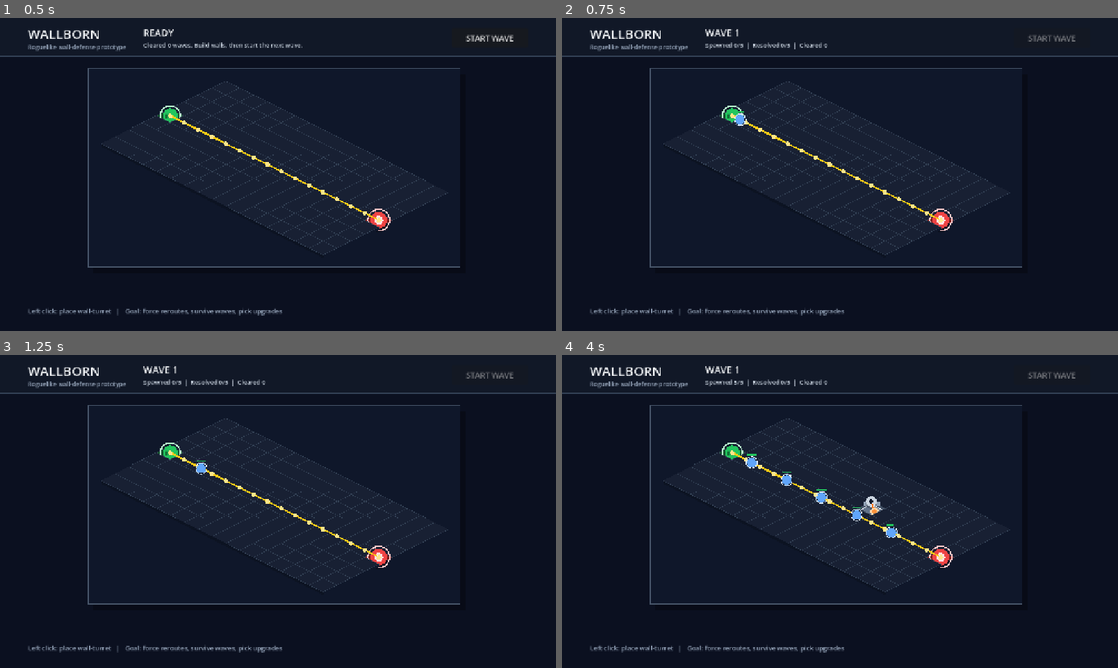
Above: before the commit, frames 1-4 (two rows, left to right).
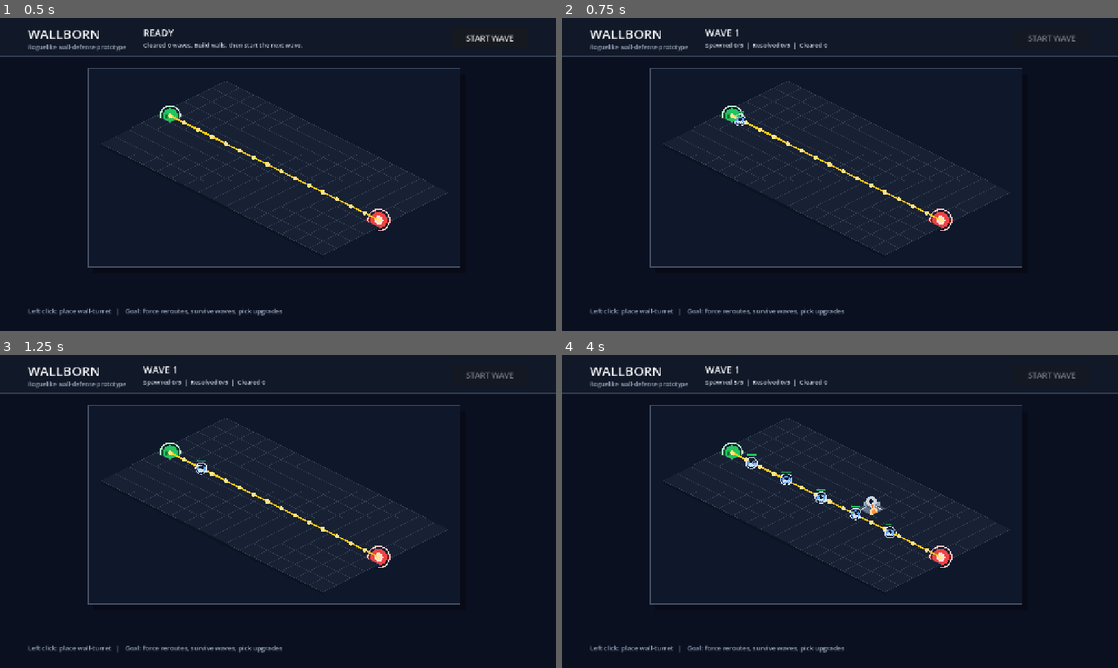
Above: after the commit, the same moments.

Repository: xian0310567/wallborn
Game: Godot game, scene res://scenes/main.tscn
The game is run twice, just before and just after one commit, with the same random seed, the same clock (stepped at 60 frames per second) and the same inputs.
Inputs (mouse positions are in pixels of both pictures, inside the frame that each line leads up to):
- Up to frame 1 (0.5 s): no input
- Up to frame 2 (0.75 s): click "START WAVE" at 0.5 s
- Up to frame 3 (1.25 s): no input
- Up to frame 4 (4 s): move the mouse to (812, 574) at 1.27 s; click (812, 574) at 1.42 s; move the mouse to (1006, 558) at 2.02 s; click (1006, 558) at 2.17 s; move the mouse to (673, 464) at 2.77 s; click (673, 464) at 2.92 s; move the mouse to (867, 511) at 3.52 s; click (867, 511) at 3.67 s

Frame 1 is identical in both runs. In frame 2, less than 0.1% of the frame differs, in the area x 31-34%, y 30-35%; in frame 3, less than 0.1%; in frame 4, 0.3%, in the area x 33-61%, y 32-59%.

Commit message:
Improve enemy silhouettes

Diff:
--- a/scripts/enemy.gd
+++ b/scripts/enemy.gd
@@ -9,10 +9,19 @@
 var target_index := 1
 var radius := 11.0
 var color := Color("#60a5fa")
+var body_color := Color("#60a5fa")
+var belly_color := Color("#bfdbfe")
+var eye_color := Color("#0f172a")
+var horn_color := Color("#e0f2fe")
+var shadow_color := Color(0, 0, 0, 0.28)
+var outline_color := Color("#dbeafe")
+var variant := "crawler"
+var rank := 1
 var reached := false
 var dead := false
 var max_health := 30.0
 var health := 30.0
+var bob_time := 0.0
 
 func setup(p_path_points: PackedVector2Array, p_speed: float = 120.0) -> void:
 	path_points = p_path_points
@@ -21,8 +30,34 @@
 	reached = false
 	dead = false
 	health = max_health
+	bob_time = 0.0
 	if path_points.size() > 0:
 		position = path_points[0]
+	queue_redraw()
+
+func configure_visuals(p_variant: String, p_rank: int = 1) -> void:
+	variant = p_variant
+	rank = maxi(p_rank, 1)
+	match variant:
+		"runner":
+			radius = 9.0
+			body_color = Color("#a3e635")
+			belly_color = Color("#ecfccb")
+			outline_color = Color("#bef264")
+			horn_color = Color("#f7fee7")
+		"brute":
+			radius = 14.0
+			body_color = Color("#fb7185")
+			belly_color = Color("#ffe4e6")
+			outline_color = Color("#fecdd3")
+			horn_color = Color("#fff1f2")
+		_:
+			radius = 11.0
+			body_color = Color("#60a5fa")
+			belly_color = Color("#bfdbfe")
+			outline_color = Color("#dbeafe")
+			horn_color = Color("#e0f2fe")
+	color = body_color
 	queue_redraw()
 
 func update_path_preserving_position(p_path_points: PackedVector2Array) -> bool:
@@ -53,6 +88,7 @@
 	if dead or reached or path_points.size() < 2:
 		return reached
 
+	bob_time += delta * speed * 0.035
 	var remaining_distance := speed * delta
 	while remaining_distance > 0.0 and not reached:
 		var target := path_points[target_index]
@@ -74,8 +110,99 @@
 	return reached
 
 func _draw() -> void:
-	draw_circle(Vector2.ZERO, radius, color)
-	draw_arc(Vector2.ZERO, radius + 2.0, 0.0, TAU, 24, Color("#dbeafe"), 2.0)
+	var bob := sin(bob_time) * 1.2
+	var body_offset := Vector2(0, bob)
+	var facing := Vector2.RIGHT
+	if path_points.size() > target_index:
+		var to_target := path_points[target_index] - position
+		if to_target.length() > 0.01:
+			facing = to_target.normalized()
+	var side := signf(facing.x)
+	if side == 0.0:
+		side = 1.0
+
+	_draw_filled_ellipse(Rect2(Vector2(-radius * 1.05, radius * 0.35), Vector2(radius * 2.1, radius * 0.75)), shadow_color)
+	_draw_monster_body(body_offset, side)
 	var health_ratio: float = clampf(health / max_health, 0.0, 1.0)
 	draw_rect(Rect2(Vector2(-radius, -radius - 8.0), Vector2(radius * 2.0, 3.0)), Color("#1e293b"), true)
 	draw_rect(Rect2(Vector2(-radius, -radius - 8.0), Vector2(radius * 2.0 * health_ratio, 3.0)), Color("#22c55e"), true)
+
+func _draw_monster_body(offset: Vector2, side: float) -> void:
+	match variant:
+		"runner":
+			_draw_runner(offset, side)
+		"brute":
+			_draw_brute(offset, side)
+		_:
+			_draw_crawler(offset, side)
+
+func _draw_crawler(offset: Vector2, side: float) -> void:
+	var body_rect := Rect2(offset + Vector2(-radius, -radius * 0.65), Vector2(radius * 2.0, radius * 1.45))
+	_draw_filled_ellipse(body_rect, body_color)
+	draw_arc(offset + Vector2.ZERO, radius + 2.0, 0.0, TAU, 24, outline_color, 2.0)
+	_draw_filled_ellipse(Rect2(offset + Vector2(-radius * 0.48, -radius * 0.2), Vector2(radius * 0.96, radius * 0.78)), belly_color)
+	_draw_face(offset, side, radius * 0.72)
+	for leg in [-0.65, -0.25, 0.25, 0.65]:
+		draw_line(offset + Vector2(leg * radius, radius * 0.3), offset + Vector2(leg * radius + side * 5.0, radius * 0.8), outline_color, 2.0)
+
+func _draw_runner(offset: Vector2, side: float) -> void:
+	var points := PackedVector2Array([
+		offset + Vector2(-radius * 0.9, radius * 0.55),
+		offset + Vector2(-radius * 0.5, -radius * 0.55),
+		offset + Vector2(radius * 0.65, -radius * 0.7),
+		offset + Vector2(radius * 1.05, radius * 0.15),
+		offset + Vector2(radius * 0.25, radius * 0.75),
+	])
+	draw_colored_polygon(points, body_color)
+	draw_polyline(PackedVector2Array([points[0], points[1], points[2], points[3], points[4], points[0]]), outline_color, 2.0)
+	draw_colored_polygon(PackedVector2Array([
+		offset + Vector2(-radius * 0.25, -radius * 0.55),
+		offset + Vector2(radius * 0.15, -radius * 1.15),
+		offset + Vector2(radius * 0.35, -radius * 0.45),
+	]), horn_color)
+	_draw_face(offset + Vector2(side * 2.0, -1.0), side, radius * 0.68)
+	draw_line(offset + Vector2(-radius * 0.55, radius * 0.45), offset + Vector2(-radius * 1.0, radius * 0.95), outline_color, 2.0)
+	draw_line(offset + Vector2(radius * 0.35, radius * 0.45), offset + Vector2(radius * 0.95, radius * 0.9), outline_color, 2.0)
+
+func _draw_brute(offset: Vector2, side: float) -> void:
+	var top := PackedVector2Array([
+		offset + Vector2(-radius * 1.05, radius * 0.25),
+		offset + Vector2(-radius * 0.65, -radius * 0.8),
+		offset + Vector2(radius * 0.55, -radius * 0.92),
+		offset + Vector2(radius * 1.1, radius * 0.2),
+		offset + Vector2(radius * 0.55, radius * 0.85),
+		offset + Vector2(-radius * 0.55, radius * 0.85),
+	])
+	draw_colored_polygon(top, body_color)
+	draw_polyline(PackedVector2Array([top[0], top[1], top[2], top[3], top[4], top[5], top[0]]), outline_color, 2.0)
+	draw_colored_polygon(PackedVector2Array([
+		offset + Vector2(-radius * 0.72, -radius * 0.7),
+		offset + Vector2(-radius * 1.1, -radius * 1.2),
+		offset + Vector2(-radius * 0.35, -radius * 0.88),
+	]), horn_color)
+	draw_colored_polygon(PackedVector2Array([
+		offset + Vector2(radius * 0.5, -radius * 0.78),
+		offset + Vector2(radius * 1.0, -radius * 1.18),
+		offset + Vector2(radius * 0.2, -radius * 0.92),
+	]), horn_color)
+	_draw_filled_ellipse(Rect2(offset + Vector2(-radius * 0.58, -radius * 0.1), Vector2(radius * 1.16, radius * 0.7)), belly_color)
+	_draw_face(offset + Vector2(side * 2.0, -2.0), side, radius * 0.75)
+
+func _draw_face(offset: Vector2, side: float, scale: float) -> void:
+	var eye_y := -scale * 0.22
+	var front_eye := offset + Vector2(side * scale * 0.34, eye_y)
+	var back_eye := offset + Vector2(-side * scale * 0.16, eye_y - 1.0)
+	draw_circle(back_eye, 2.7, eye_color)
+	draw_circle(front_eye, 3.2, eye_color)
+	draw_circle(front_eye + Vector2(0.8, -0.8), 1.0, Color("#f8fafc"))
+	draw_line(offset + Vector2(-side * scale * 0.22, scale * 0.25), offset + Vector2(side * scale * 0.42, scale * 0.28), eye_color, 1.8)
+
+func _draw_filled_ellipse(rect: Rect2, fill_color: Color, segments: int = 18) -> void:
+	var points := PackedVector2Array()
+	var center := rect.get_center()
+	var radius_x := rect.size.x * 0.5
+	var radius_y := rect.size.y * 0.5
+	for i in range(segments):
+		var angle := TAU * float(i) / float(segments)
+		points.append(center + Vector2(cos(angle) * radius_x, sin(angle) * radius_y))
+	draw_colored_polygon(points, fill_color)
--- a/scripts/main.gd
+++ b/scripts/main.gd
@@ -73,6 +73,7 @@
 	wave_spawned_count = 0
 	wave_resolved_count = 0
 	wave_spawn_timer = 0.0
+	wave_spawn_interval = maxf(0.42, 0.75 - float(wave_index - 1) * 0.04)
 	_set_wave_button_enabled(false)
 	print("Wave %s started: %s enemies" % [wave_index, wave_enemies_to_spawn])
 	queue_redraw()
@@ -189,13 +190,34 @@
 		push_warning("Cannot spawn enemy: no valid path")
 		return false
 	var enemy = EnemyScript.new()
-	enemy.setup(path_points, 120.0)
+	_configure_enemy_for_wave(enemy)
+	enemy.setup(path_points, enemy.speed)
 	enemy.reached_goal.connect(_on_enemy_reached_goal)
 	enemy.died.connect(_on_enemy_died)
 	enemies.append(enemy)
 	add_child(enemy)
 	print("Enemy spawned")
 	return true
+
+func _configure_enemy_for_wave(enemy: Node) -> void:
+	var spawn_number := wave_spawned_count + 1
+	var variant := "crawler"
+	var effective_wave := maxi(wave_index, 1)
+	var speed := 116.0 + float(effective_wave) * 3.0
+	var health := 28.0 + float(effective_wave - 1) * 4.0
+	if wave_index >= 3 and spawn_number % 6 == 0:
+		variant = "brute"
+		speed -= 18.0
+		health *= 1.8
+	elif wave_index >= 2 and spawn_number % 4 == 0:
+		variant = "runner"
+		speed += 34.0
+		health *= 0.75
+	enemy.speed = speed
+	enemy.max_health = health
+	enemy.health = health
+	if enemy.has_method("configure_visuals"):
+		enemy.configure_visuals(variant, effective_wave)
 
 func _on_enemy_reached_goal(enemy: Node) -> void:
 	print("Enemy reached goal")
--- a/tests/test_enemy.gd
+++ b/tests/test_enemy.gd
@@ -4,6 +4,10 @@
 
 func _initialize() -> void:
 	var enemy = EnemyScript.new()
+	enemy.configure_visuals("runner", 2)
+	_assert_equal(enemy.variant, "runner", "enemy should store visual variant")
+	_assert_equal(enemy.rank, 2, "enemy should store visual rank")
+	_assert_equal(enemy.color, enemy.body_color, "legacy color should stay synced with body color")
 	var points := PackedVector2Array([Vector2(0, 0), Vector2(10, 0), Vector2(10, 10)])
 	enemy.setup(points, 10.0)
 	_assert_equal(enemy.position, Vector2(0, 0), "enemy should start at first path point")
